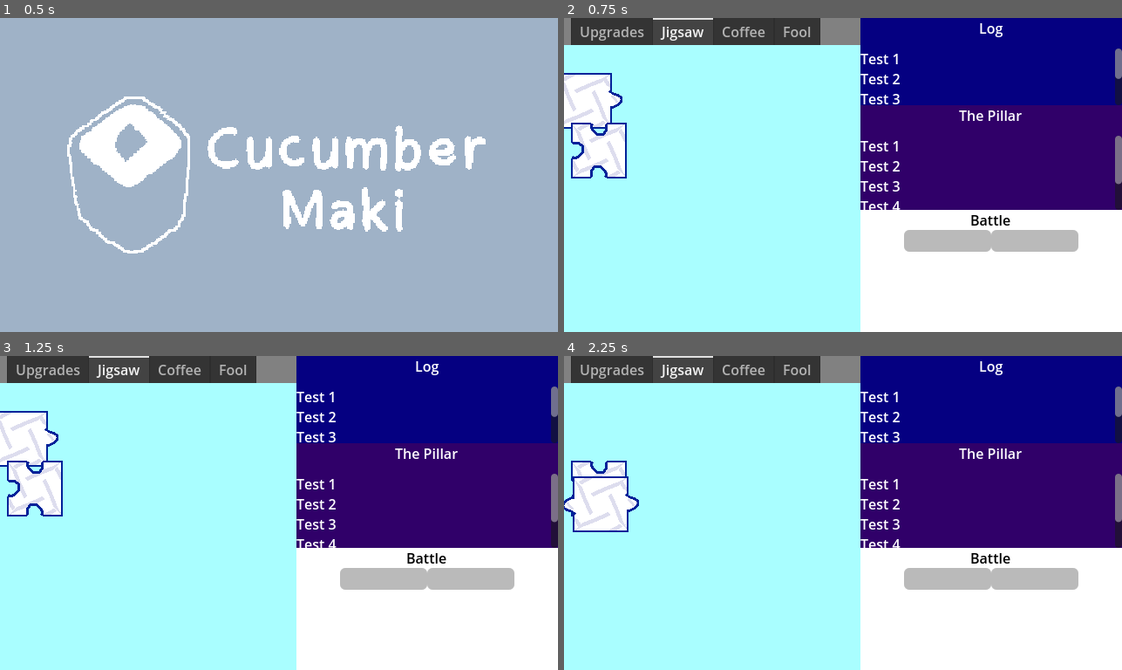
Above: before the commit, frames 1-4 (two rows, left to right).
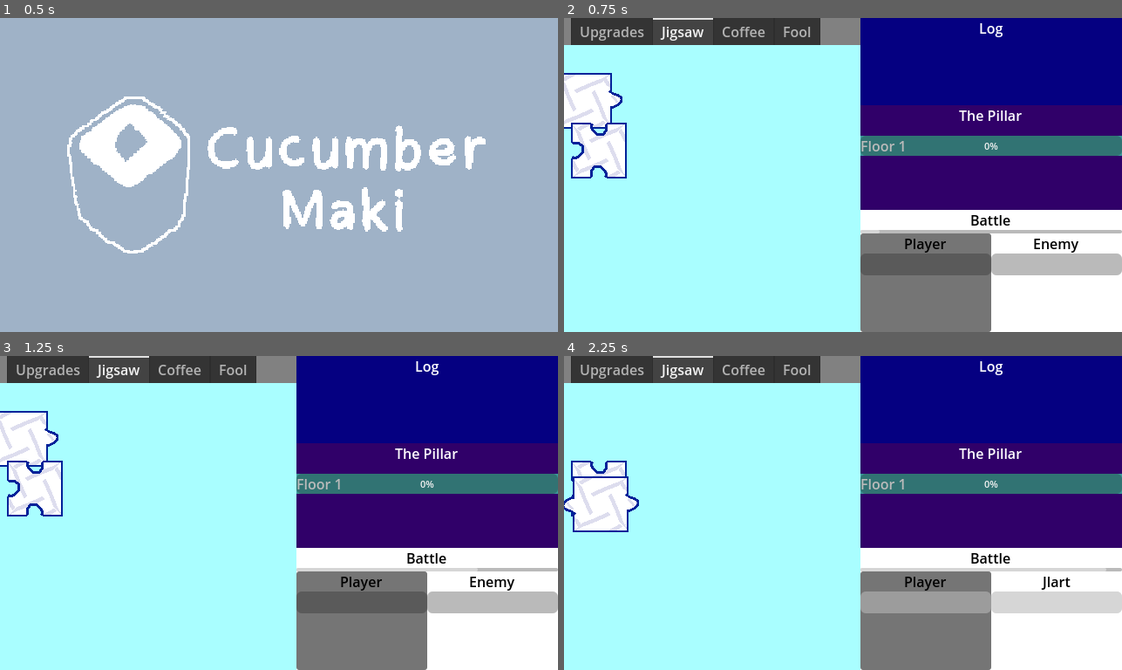
Above: after the commit, the same moments.

Repository: Cucumber-Maki/gmtk-2025
Game: Godot game, scene res://scenes/splashScreen/splashScreen.tscn
The game is run twice, just before and just after one commit, with the same random seed, the same clock (stepped at 60 frames per second) and the same inputs.
Inputs (mouse positions are in pixels of both pictures, inside the frame that each line leads up to):
- Up to frame 1 (0.5 s): no input
- Up to frame 2 (0.75 s): tap Enter at 0.5 s; move the mouse to (965, 159) at 0.52 s; click (965, 159) at 0.67 s
- Up to frame 3 (1.25 s): no input
- Up to frame 4 (2.25 s): drag from (586, 437) to (815, 575) at 1.27 s; move the mouse to (597, 487) at 2.02 s; click (597, 487) at 2.17 s

Frame 1 is identical in both runs. In frame 2, 14% of the frame differs, in the area x 53-100%, y 9-100%; in frame 3, 14%; in frame 4, 14%.

Commit message:
feat: Pillars n' battles update.

Diff:
--- /dev/null
+++ b/assets/gameLoop/battle/battle.gd
@@ -0,0 +1,97 @@
+extends Node
+class_name Battle;
+static var s_instance : Battle = null;
+
+var currentEnemy : Enemy = null;
+var currentEnemyMaxHealth : float = 0.0;
+
+@export var attackTime : float = 0.8;
+@onready var attackCooldown : float = attackTime;
+
+@export var playerMaxHealthBase := 10.0;
+@export var playerDamageBase := 1.0;
+@onready var playerMaxHealth : float = _getPlayerMaxHealth();
+@onready var playerHealth : float = playerMaxHealth;
+@onready var playerDamage : float = _getPlayerDamage();
+
+@export var playerRegenTime : float = 4.0;
+@export var playerRegenActive : bool = false;
+
+func _getPlayerMaxHealth() -> float:
+	return playerMaxHealthBase; # TODO: Equation here.
+func _getPlayerDamage() -> float:
+	return playerDamageBase; # TODO: Equation here.
+
+func _ready() -> void:
+	s_instance = self;
+
+func updatePlayerStats():
+	var newMaxHealth := _getPlayerMaxHealth();
+	playerHealth += newMaxHealth - playerMaxHealth;
+	playerMaxHealth = newMaxHealth;
+	playerDamage = _getPlayerDamage();
+
+func _process(delta: float) -> void:
+	if (playerRegenActive):
+		attackCooldownBar.value = 0.0;
+		playerRegen(delta);
+	else:
+		attackCooldown -= delta;
+		attackCooldownBar.value = 1.0 - (attackCooldown / attackTime);
+		if (attackCooldown > 0.0): return;
+		#
+		attackTick();
+		attackCooldown = attackTime;
+
+	updateVisuals();
+
+func attackTick() -> void:
+	if (currentEnemy == null):
+		currentEnemy = Pillar.s_instance.getNextEnemy();
+		currentEnemyMaxHealth = currentEnemy.m_health;
+		return;
+
+	playerHealth -= currentEnemy.m_damage;
+	if (playerHealth <= 0):
+		playerRegenActive = true;
+		playerHealth = 0.0;
+		if (currentEnemy.m_blocksProgress):
+			return;
+
+	currentEnemy.m_health -= playerDamage;
+	if (currentEnemy.m_health <= 0.0):
+		enemyKilled(currentEnemy);
+		currentEnemy = null;
+
+func playerRegen(delta : float) -> void:
+	playerHealth += playerMaxHealth * (delta / playerRegenTime);
+	enemyContainer.modulate.a = enemyRegenAlpha;
+	if (playerHealth >= playerMaxHealth):
+		playerHealth = playerMaxHealth;
+		playerRegenActive = false;
+		enemyContainer.modulate.a = 1.0;
+
+
+func enemyKilled(enemy : Enemy):
+	Log.s_instance.logText("%s killed." % enemy.m_name);
+
+@export var enemyRegenAlpha : float = 0.3;
+@onready var attackCooldownBar : ProgressBar = $VBoxContainer/AttackCooldown;
+@onready var playerHealthbar : ProgressBar = $VBoxContainer/HSplitContainer/PlayerMargin/Panel/Player/ProgressBar;
+@onready var enemyContainer : Container = $VBoxContainer/HSplitContainer/EnemyMargin;
+@onready var enemyLabel : Label = $VBoxContainer/HSplitContainer/EnemyMargin/Enemy/Label;
+@onready var enemyHealthbar : ProgressBar = $VBoxContainer/HSplitContainer/EnemyMargin/Enemy/ProgressBar;
+func updateVisuals() -> void:
+	if (currentEnemy == null):
+		enemyLabel.text = "...";
+		enemyHealthbar.visible = false;
+	else:
+		enemyLabel.text = currentEnemy.m_name;
+		enemyHealthbar.visible = true;
+		enemyHealthbar.value = currentEnemy.m_health;
+		enemyHealthbar.max_value = currentEnemyMaxHealth;
+
+	playerHealthbar.value = playerHealth;
+	playerHealthbar.max_value = playerMaxHealth;
+
+	Pillar.s_instance.updateVisuals();
--- /dev/null
+++ b/assets/gameLoop/battle/battle.tscn
@@ -0,0 +1,77 @@
+[gd_scene load_steps=2 format=3 uid="uid://df8vlpa7sp0y4"]
+
+[ext_resource type="Script" uid="uid://c6p13w5of64jn" path="res://assets/gameLoop/battle/battle.gd" id="1_i3hit"]
+
+[node name="Battle" type="ColorRect" node_paths=PackedStringArray("pillar")]
+custom_minimum_size = Vector2(0, 140)
+script = ExtResource("1_i3hit")
+pillar = NodePath("")
+
+[node name="VBoxContainer" type="VBoxContainer" parent="."]
+layout_mode = 1
+anchors_preset = 15
+anchor_right = 1.0
+anchor_bottom = 1.0
+grow_horizontal = 2
+grow_vertical = 2
+
+[node name="Label" type="Label" parent="VBoxContainer"]
+layout_mode = 2
+theme_override_colors/font_color = Color(0, 0, 0, 1)
+text = "Battle"
+horizontal_alignment = 1
+
+[node name="AttackCooldown" type="ProgressBar" parent="VBoxContainer"]
+custom_minimum_size = Vector2(0, 4)
+layout_mode = 2
+max_value = 1.0
+show_percentage = false
+
+[node name="HSplitContainer" type="HSplitContainer" parent="VBoxContainer"]
+layout_mode = 2
+size_flags_vertical = 3
+split_offset = 150
+dragging_enabled = false
+dragger_visibility = 2
+
+[node name="PlayerMargin" type="MarginContainer" parent="VBoxContainer/HSplitContainer"]
+layout_mode = 2
+
+[node name="Panel" type="Panel" parent="VBoxContainer/HSplitContainer/PlayerMargin"]
+layout_mode = 2
+
+[node name="Player" type="VBoxContainer" parent="VBoxContainer/HSplitContainer/PlayerMargin/Panel"]
+layout_mode = 1
+anchors_preset = 15
+anchor_right = 1.0
+anchor_bottom = 1.0
+grow_horizontal = 2
+grow_vertical = 2
+
+[node name="Label" type="Label" parent="VBoxContainer/HSplitContainer/PlayerMargin/Panel/Player"]
+layout_mode = 2
+theme_override_colors/font_color = Color(0, 0, 0, 1)
+text = "Player"
+horizontal_alignment = 1
+
+[node name="ProgressBar" type="ProgressBar" parent="VBoxContainer/HSplitContainer/PlayerMargin/Panel/Player"]
+custom_minimum_size = Vector2(100, 25)
+layout_mode = 2
+show_percentage = false
+
+[node name="EnemyMargin" type="MarginContainer" parent="VBoxContainer/HSplitContainer"]
+layout_mode = 2
+
+[node name="Enemy" type="VBoxContainer" parent="VBoxContainer/HSplitContainer/EnemyMargin"]
+layout_mode = 2
+
+[node name="Label" type="Label" parent="VBoxContainer/HSplitContainer/EnemyMargin/Enemy"]
+layout_mode = 2
+theme_override_colors/font_color = Color(0, 0, 0, 1)
+text = "Enemy"
+horizontal_alignment = 1
+
+[node name="ProgressBar" type="ProgressBar" parent="VBoxContainer/HSplitContainer/EnemyMargin/Enemy"]
+custom_minimum_size = Vector2(100, 25)
+layout_mode = 2
+show_percentage = false
--- /dev/null
+++ b/assets/gameLoop/log/log.gd
@@ -0,0 +1,26 @@
+extends Node
+class_name Log;
+static var s_instance : Log = null;
+
+@export var maxLength : int = 50;
+@onready var logParent = $SplitContainer/ScrollContainer/VBoxContainer;
+
+func _ready() -> void:
+	s_instance = self;
+	clearLog();
+
+func clearLog()  -> void:
+	for n in logParent.get_children():
+		logParent.remove_child(n);
+		n.queue_free();
+
+func logText(text : String) -> void:
+	var label : Label;
+	if (logParent.get_child_count() >= maxLength):
+		label = logParent.get_child(logParent.get_child_count() - 1);
+	else:
+		label = Label.new();
+		logParent.add_child(label);
+
+	label.text = text;
+	logParent.move_child(label, 0);
--- /dev/null
+++ b/assets/gameLoop/log/log.tscn
@@ -0,0 +1,53 @@
+[gd_scene load_steps=2 format=3 uid="uid://bxc6gcyp5h2hr"]
+
+[ext_resource type="Script" uid="uid://c762j2pedud6j" path="res://assets/gameLoop/log/log.gd" id="1_ycscn"]
+
+[node name="Log" type="ColorRect"]
+custom_minimum_size = Vector2(0, 100)
+color = Color(0.0198819, 0, 0.50636, 1)
+script = ExtResource("1_ycscn")
+
+[node name="SplitContainer" type="VSplitContainer" parent="."]
+layout_mode = 1
+anchors_preset = 15
+anchor_right = 1.0
+anchor_bottom = 1.0
+grow_horizontal = 2
+grow_vertical = 2
+dragging_enabled = false
+
+[node name="Label" type="Label" parent="SplitContainer"]
+layout_mode = 2
+text = "Log"
+horizontal_alignment = 1
+
+[node name="ScrollContainer" type="ScrollContainer" parent="SplitContainer"]
+layout_mode = 2
+
+[node name="VBoxContainer" type="VBoxContainer" parent="SplitContainer/ScrollContainer"]
+layout_mode = 2
+size_flags_horizontal = 3
+
+[node name="Label" type="Label" parent="SplitContainer/ScrollContainer/VBoxContainer"]
+layout_mode = 2
+text = "Test 1"
+
+[node name="Label2" type="Label" parent="SplitContainer/ScrollContainer/VBoxContainer"]
+layout_mode = 2
+text = "Test 2"
+
+[node name="Label3" type="Label" parent="SplitContainer/ScrollContainer/VBoxContainer"]
+layout_mode = 2
+text = "Test 3"
+
+[node name="Label4" type="Label" parent="SplitContainer/ScrollContainer/VBoxContainer"]
+layout_mode = 2
+text = "Test 4"
+
+[node name="Label5" type="Label" parent="SplitContainer/ScrollContainer/VBoxContainer"]
+layout_mode = 2
+text = "Test 5"
+
+[node name="Label6" type="Label" parent="SplitContainer/ScrollContainer/VBoxContainer"]
+layout_mode = 2
+text = "Test 6"
--- /dev/null
+++ b/assets/gameLoop/pillar/enemy.gd
@@ -0,0 +1,33 @@
+extends Resource
+class_name Enemy;
+
+enum Type {
+	Jlart,
+	Frubie,
+	Frogrogg,
+	Thuwart,
+	Ruube,
+	Dazcys,
+};
+
+var m_name : String;
+var m_health : float;
+var m_damage : float;
+var m_blocksProgress : bool;
+
+func _init(type : Type, factor : float) -> void:
+	m_name = Type.keys()[type];
+
+	match (type):
+		_:
+			m_health = 5.0;
+			m_damage = 0.5;
+			m_blocksProgress = true;
+
+	m_health *= healthCo(factor);
+	m_damage *= damageCo(factor);
+
+func healthCo(factor : float) -> float:
+	return 1.0;
+func damageCo(factor : float) -> float:
+	return 1.0;
--- /dev/null
+++ b/assets/gameLoop/pillar/floor.gd
@@ -0,0 +1,4 @@
+extends Resource
+class_name Floor;
+
+@export var enemies : Array[Enemy.Type] = []
--- /dev/null
+++ b/assets/gameLoop/pillar/pillar.gd
@@ -0,0 +1,70 @@
+extends Node
+class_name Pillar;
+static var s_instance : Pillar;
+
+var currentFloor = 0;
+var currentEnemy = 0;
+@export var floors : Array[Floor] = [];
+
+@export var highlightStyleBox : StyleBox;
+
+@onready var pillarParent = $VSplitContainer/ScrollContainer/VBoxContainer;
+
+
+func _ready() -> void:
+	s_instance = self;
+	#
+	progressBar = ProgressBar.new();
+	progressBar.set_anchors_preset(Control.PRESET_FULL_RECT);
+	progressBar.add_theme_font_size_override("font_size", 11);
+	progressBar.max_value = 1.0;
+	#
+	clearVisuals();
+	updateVisuals();
+
+
+var progressBar : ProgressBar = null;
+func updateVisuals():
+	while (pillarParent.get_child_count() <= currentFloor):
+		var label : Label = Label.new(); # TODO: Progress bar?
+		label.text = "Floor %d" % (pillarParent.get_child_count() + 1);
+		pillarParent.add_child(label);
+		pillarParent.move_child(label, 0);
+
+	var progressIndex : float = currentEnemy  as float;
+	if (Battle.s_instance != null && Battle.s_instance.currentEnemy != null):
+		progressIndex -= (Battle.s_instance.currentEnemy.m_health / Battle.s_instance.currentEnemyMaxHealth);
+
+	progressBar.value = progressIndex / (floors[currentFloor].enemies.size() as float);
+
+	for i : int in range(pillarParent.get_child_count()):
+		var label : Label = pillarParent.get_child(i) as Label;
+		if (i == 0):
+			if (progressBar.get_parent() != label):
+				if (progressBar.get_parent() != null):
+					progressBar.get_parent().remove_child(progressBar);
+				label.add_child(progressBar);
+			label.add_theme_stylebox_override("normal", highlightStyleBox)
+		else:
+			label.remove_theme_stylebox_override("normal");
+
+func clearVisuals():
+	for n in pillarParent.get_children():
+		pillarParent.remove_child(n);
+		n.queue_free();
+
+func getNextEnemy() -> Enemy:
+	if (floors[currentFloor].enemies.size() <= currentEnemy):
+		goUpFloor();
+
+	var enemy : Enemy = Enemy.new(floors[currentFloor].enemies[currentEnemy], currentFloor);
+	currentEnemy += 1;
+
+	updateVisuals();
+
+	return enemy;
+
+func goUpFloor() -> void:
+	if (currentFloor < floors.size() - 1):
+		currentFloor += 1;
+	currentEnemy = 0;
--- /dev/null
+++ b/assets/gameLoop/pillar/pillar.tscn
@@ -0,0 +1,67 @@
+[gd_scene load_steps=3 format=3 uid="uid://81ra0g3pbd5y"]
+
+[ext_resource type="Script" uid="uid://cpuotxiwbfeap" path="res://assets/gameLoop/pillar/pillar.gd" id="1_v0s03"]
+
+[sub_resource type="StyleBoxFlat" id="StyleBoxFlat_5i0tg"]
+bg_color = Color(0.231373, 0.6, 0.6, 1)
+
+[node name="Pillar" type="ColorRect"]
+custom_minimum_size = Vector2(0, 120)
+color = Color(0.187948, 0.000444199, 0.410271, 1)
+script = ExtResource("1_v0s03")
+highlightStyleBox = SubResource("StyleBoxFlat_5i0tg")
+
+[node name="VSplitContainer" type="VSplitContainer" parent="."]
+layout_mode = 1
+anchors_preset = 15
+anchor_right = 1.0
+anchor_bottom = 1.0
+grow_horizontal = 2
+grow_vertical = 2
+dragging_enabled = false
+
+[node name="Label" type="Label" parent="VSplitContainer"]
+layout_mode = 2
+text = "The Pillar"
+horizontal_alignment = 1
+
+[node name="ScrollContainer" type="ScrollContainer" parent="VSplitContainer"]
+layout_mode = 2
+
+[node name="VBoxContainer" type="VBoxContainer" parent="VSplitContainer/ScrollContainer"]
+layout_mode = 2
+size_flags_horizontal = 3
+
+[node name="Label" type="Label" parent="VSplitContainer/ScrollContainer/VBoxContainer"]
+layout_mode = 2
+text = "Test 1"
+
+[node name="ProgressBar" type="ProgressBar" parent="VSplitContainer/ScrollContainer/VBoxContainer/Label"]
+layout_mode = 1
+anchors_preset = 15
+anchor_right = 1.0
+anchor_bottom = 1.0
+grow_horizontal = 2
+grow_vertical = 2
+theme_override_font_sizes/font_size = 12
+max_value = 1.0
+
+[node name="Label2" type="Label" parent="VSplitContainer/ScrollContainer/VBoxContainer"]
+layout_mode = 2
+text = "Test 2"
+
+[node name="Label3" type="Label" parent="VSplitContainer/ScrollContainer/VBoxContainer"]
+layout_mode = 2
+text = "Test 3"
+
+[node name="Label4" type="Label" parent="VSplitContainer/ScrollContainer/VBoxContainer"]
+layout_mode = 2
+text = "Test 4"
+
+[node name="Label5" type="Label" parent="VSplitContainer/ScrollContainer/VBoxContainer"]
+layout_mode = 2
+text = "Test 5"
+
+[node name="Label6" type="Label" parent="VSplitContainer/ScrollContainer/VBoxContainer"]
+layout_mode = 2
+text = "Test 6"
--- a/assets/jigsaw/hand/hand.gd
+++ b/assets/jigsaw/hand/hand.gd
@@ -69,7 +69,7 @@
 
 	# Check if connections are compatible.
 	var adjacentPieces = grid_getAdjacentPieces(pos);
-	for connectionIndex : int in len(adjacentPieces):
+	for connectionIndex : int in range(len(adjacentPieces)):
 		var adjacentPiece : JigsawPieceBase = adjacentPieces[connectionIndex];
 		if (adjacentPiece == null): continue;
 		var adjacentConnectionIndex := (connectionIndex + 2) % 4;
@@ -126,7 +126,7 @@
 	];
 
 	var pieces : Array[JigsawPieceBase] = [];
-	for connectionIndex : int in len(adjacentCheck):
+	for connectionIndex : int in range(len(adjacentCheck)):
 		var adjacentPos := adjacentCheck[connectionIndex];
 		if (!grid_placedPieces.has(adjacentPos)):
 			pieces.append(null);
--- a/project.godot
+++ b/project.godot
@@ -41,6 +41,7 @@
 folder_colors={
 "res://assets/": "gray",
 "res://assets/game/": "teal",
+"res://assets/gameLoop/": "green",
 "res://assets/jigsaw/": "pink",
 "res://assets/menus/": "yellow",
 "res://assets/splashScreen/logos/": "red",
--- a/scenes/game/game.tscn
+++ b/scenes/game/game.tscn
@@ -1,12 +1,26 @@
-[gd_scene load_steps=4 format=3 uid="uid://cea0kc0y5xkmo"]
+[gd_scene load_steps=10 format=3 uid="uid://cea0kc0y5xkmo"]
 
 [ext_resource type="PackedScene" uid="uid://bbifpjh38o0od" path="res://assets/jigsaw/hand/hand.tscn" id="1_7h61r"]
 [ext_resource type="PackedScene" uid="uid://43nivlwe34mu" path="res://assets/jigsaw/jigsawPiece/jigsawPieceBase.tscn" id="2_0sr1o"]
+[ext_resource type="PackedScene" uid="uid://bxc6gcyp5h2hr" path="res://assets/gameLoop/log/log.tscn" id="3_0sr1o"]
+[ext_resource type="PackedScene" uid="uid://81ra0g3pbd5y" path="res://assets/gameLoop/pillar/pillar.tscn" id="4_kelw5"]
+[ext_resource type="Script" uid="uid://dnrmcqv02w308" path="res://assets/gameLoop/pillar/floor.gd" id="5_lfrn8"]
+[ext_resource type="PackedScene" uid="uid://df8vlpa7sp0y4" path="res://assets/gameLoop/battle/battle.tscn" id="6_5i0tg"]
 
 [sub_resource type="Theme" id="Theme_7h61r"]
 HBoxContainer/constants/separation = 0
 HSplitContainer/constants/separation = 0
 VBoxContainer/constants/separation = 0
+
+[sub_resource type="Resource" id="Resource_lfrn8"]
+script = ExtResource("5_lfrn8")
+enemies = Array[int]([0, 1])
+metadata/_custom_type_script = "uid://dnrmcqv02w308"
+
+[sub_resource type="Resource" id="Resource_5i0tg"]
+script = ExtResource("5_lfrn8")
+enemies = Array[int]([3, 4, 4, 5, 1])
+metadata/_custom_type_script = "uid://dnrmcqv02w308"
 
 [node name="Game" type="Node2D"]
 
@@ -115,134 +129,12 @@
 custom_minimum_size = Vector2(300, 0)
 layout_mode = 2
 
-[node name="Log" type="ColorRect" parent="CanvasLayer/HSplitContainer/VBoxContainer"]
-custom_minimum_size = Vector2(0, 100)
-layout_mode = 2
-color = Color(0.0198819, 0, 0.50636, 1)
-
-[node name="SplitContainer" type="VSplitContainer" parent="CanvasLayer/HSplitContainer/VBoxContainer/Log"]
-layout_mode = 1
-anchors_preset = 15
-anchor_right = 1.0
-anchor_bottom = 1.0
-grow_horizontal = 2
-grow_vertical = 2
-dragging_enabled = false
-
-[node name="Label" type="Label" parent="CanvasLayer/HSplitContainer/VBoxContainer/Log/SplitContainer"]
-layout_mode = 2
-text = "Log"
-horizontal_alignment = 1
-
-[node name="ScrollContainer" type="ScrollContainer" parent="CanvasLayer/HSplitContainer/VBoxContainer/Log/SplitContainer"]
+[node name="Log" parent="CanvasLayer/HSplitContainer/VBoxContainer" instance=ExtResource("3_0sr1o")]
 layout_mode = 2
 
-[node name="VBoxContainer" type="VBoxContainer" parent="CanvasLayer/HSplitContainer/VBoxContainer/Log/SplitContainer/ScrollContainer"]
+[node name="Pillar" parent="CanvasLayer/HSplitContainer/VBoxContainer" instance=ExtResource("4_kelw5")]
 layout_mode = 2
-size_flags_horizontal = 3
+floors = Array[ExtResource("5_lfrn8")]([SubResource("Resource_lfrn8"), SubResource("Resource_5i0tg")])
 
-[node name="Label" type="Label" parent="CanvasLayer/HSplitContainer/VBoxContainer/Log/SplitContainer/ScrollContainer/VBoxContainer"]
+[node name="Battle" parent="CanvasLayer/HSplitContainer/VBoxContainer" instance=ExtResource("6_5i0tg")]
 layout_mode = 2
-text = "Test 1"
-
-[node name="Label2" type="Label" parent="CanvasLayer/HSplitContainer/VBoxContainer/Log/SplitContainer/ScrollContainer/VBoxContainer"]
-layout_mode = 2
-text = "Test 2"
-
-[node name="Label3" type="Label" parent="CanvasLayer/HSplitContainer/VBoxContainer/Log/SplitContainer/ScrollContainer/VBoxContainer"]
-layout_mode = 2
-text = "Test 3"
-
-[node name="Label4" type="Label" parent="CanvasLayer/HSplitContainer/VBoxContainer/Log/SplitContainer/ScrollContainer/VBoxContainer"]
-layout_mode = 2
-text = "Test 4"
-
-[node name="Label5" type="Label" parent="CanvasLayer/HSplitContainer/VBoxContainer/Log/SplitContainer/ScrollContainer/VBoxContainer"]
-layout_mode = 2
-text = "Test 5"
-
-[node name="Label6" type="Label" parent="CanvasLayer/HSplitContainer/VBoxContainer/Log/SplitContainer/ScrollContainer/VBoxContainer"]
-layout_mode = 2
-text = "Test 6"
-
-[node name="Pillar" type="ColorRect" parent="CanvasLayer/HSplitContainer/VBoxContainer"]
-custom_minimum_size = Vector2(0, 120)
-layout_mode = 2
-color = Color(0.187948, 0.000444199, 0.410271, 1)
-
-[node name="VSplitContainer" type="VSplitContainer" parent="CanvasLayer/HSplitContainer/VBoxContainer/Pillar"]
-layout_mode = 1
-anchors_preset = 15
-anchor_right = 1.0
-anchor_bottom = 1.0
-grow_horizontal = 2
-grow_vertical = 2
-dragging_enabled = false
-
-[node name="Label" type="Label" parent="CanvasLayer/HSplitContainer/VBoxContainer/Pillar/VSplitContainer"]
-layout_mode = 2
-text = "The Pillar"
-horizontal_alignment = 1
-
-[node name="ScrollContainer" type="ScrollContainer" parent="CanvasLayer/HSplitContainer/VBoxContainer/Pillar/VSplitContainer"]
-layout_mode = 2
-
-[node name="VBoxContainer" type="VBoxContainer" parent="CanvasLayer/HSplitContainer/VBoxContainer/Pillar/VSplitContainer/ScrollContainer"]
-layout_mode = 2
-size_flags_horizontal = 3
-
-[node name="Label" type="Label" parent="CanvasLayer/HSplitContainer/VBoxContainer/Pillar/VSplitContainer/ScrollContainer/VBoxContainer"]
-layout_mode = 2
-text = "Test 1"
-
-[node name="Label2" type="Label" parent="CanvasLayer/HSplitContainer/VBoxContainer/Pillar/VSplitContainer/ScrollContainer/VBoxContainer"]
-layout_mode = 2
-text = "Test 2"
-
-[node name="Label3" type="Label" parent="CanvasLayer/HSplitContainer/VBoxContainer/Pillar/VSplitContainer/ScrollContainer/VBoxContainer"]
-layout_mode = 2
-text = "Test 3"
-
-[node name="Label4" type="Label" parent="CanvasLayer/HSplitContainer/VBoxContainer/Pillar/VSplitContainer/ScrollContainer/VBoxContainer"]
-layout_mode = 2
-text = "Test 4"
-
-[node name="Label5" type="Label" parent="CanvasLayer/HSplitContainer/VBoxContainer/Pillar/VSplitContainer/ScrollContainer/VBoxContainer"]
-layout_mode = 2
-text = "Test 5"
-
-[node name="Label6" type="Label" parent="CanvasLayer/HSplitContainer/VBoxContainer/Pillar/VSplitContainer/ScrollContainer/VBoxContainer"]
-layout_mode = 2
-text = "Test 6"
-
-[node name="Battle" type="ColorRect" parent="CanvasLayer/HSplitContainer/VBoxContainer"]
-custom_minimum_size = Vector2(0, 140)
-layout_mode = 2
-
-[node name="VBoxContainer" type="VBoxContainer" parent="CanvasLayer/HSplitContainer/VBoxContainer/Battle"]
-layout_mode = 1
-anchors_preset = 15
-anchor_right = 1.0
-anchor_bottom = 1.0
-grow_horizontal = 2
-grow_vertical = 2
-
-[node name="Label" type="Label" parent="CanvasLayer/HSplitContainer/VBoxContainer/Battle/VBoxContainer"]
-layout_mode = 2
-theme_override_colors/font_color = Color(0, 0, 0, 1)
-text = "Battle"
-horizontal_alignment = 1
-
-[node name="HBoxContainer" type="HBoxContainer" parent="CanvasLayer/HSplitContainer/VBoxContainer/Battle/VBoxContainer"]
-layout_mode = 2
-alignment = 1
-
-[node name="ProgressBar" type="ProgressBar" parent="CanvasLayer/HSplitContainer/VBoxContainer/Battle/VBoxContainer/HBoxContainer"]
-custom_minimum_size = Vector2(100, 25)
-layout_mode = 2
-show_percentage = false
-
-[node name="ProgressBar2" type="ProgressBar" parent="CanvasLayer/HSplitContainer/VBoxContainer/Battle/VBoxContainer/HBoxContainer"]
-custom_minimum_size = Vector2(100, 25)
-layout_mode = 2
-show_percentage = false
Not shown, added: assets/gameLoop/battle/battle.gd.uid
Not shown, added: assets/gameLoop/log/log.gd.uid
Not shown, added: assets/gameLoop/pillar/enemy.gd.uid
Not shown, added: assets/gameLoop/pillar/floor.gd.uid
Not shown, added: assets/gameLoop/pillar/pillar.gd.uid
